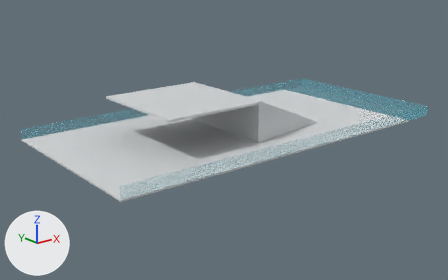
The glTF model assets/models/deck.glb, before and after one commit.
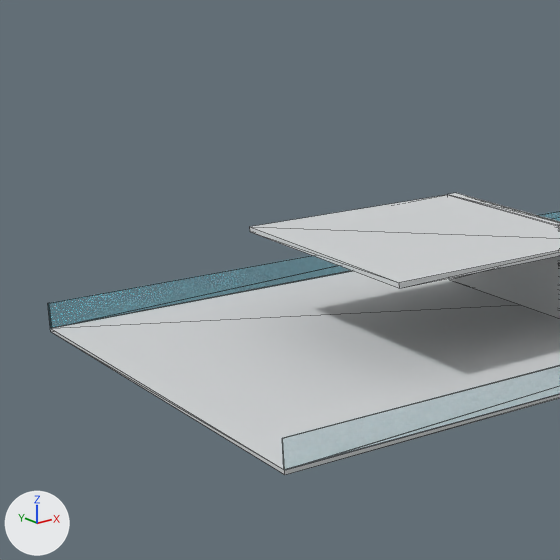
There are two pictures of each version: one whole from a 50 mm lens placed at (-39.8, -47.5, 17.9), pointed at (-1.7, 0.1, -1.1), one close up on the part from 0% to 53% of the width and 0% to 85% of the height. Every picture has the same lights, and +X, +Y and +Z are marked at lower left. The first two pictures are the older version. The close-ups show mesh edges as thin lines. Vertices at exactly the same position are counted once.

Names of what the first close-up shows: 'deck'.
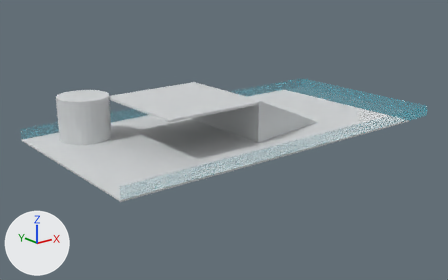
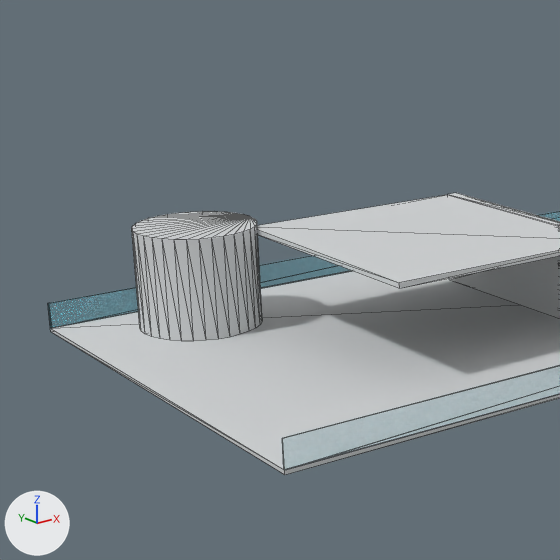
Diff of the bpy script that builds the scene:
```diff
--- a/assets/models/deck.glb.py
+++ b/assets/models/deck.glb.py
@@ me_deck @@
 # used by ob_deck; location = (0.0, 0.0, 0.0)
-me_deck.from_pydata(...)  # 202 vertices, 322 faces; spans x -19.2..19.2, y -9.6..9.6, z -0.1..4.0
+me_deck.from_pydata(...)  # 266 vertices, 446 faces; spans x -19.2..19.2, y -9.6..9.6, z -0.1..4.2
+# me_deck part 1: a new loose piece, a 32-sided cylinder along z spanning x -16.5..-11.5, y 3.9..8.9, z 0.0..4.2, in mat_deck (light grey #d3d6d7)
 me_deck.materials.append(mat_deck)
```

What differs and where, as boxes [x1, y1, x2, y2] in the close-ups (560 x 560 px):
part 1 of me_deck, added
    after: [132, 211, 262, 341]
